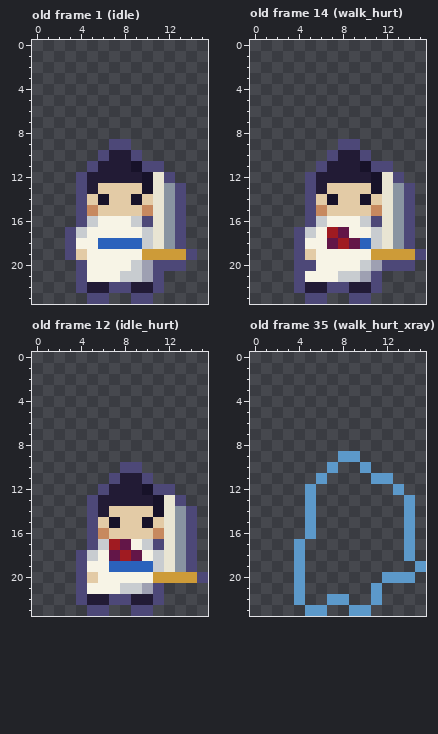
One commit to this pixel-art file: art/bodies/orthodox.aseprite. That is the earlier state.
16x24 pixels, 42 frames. Shown: old frame 1 (idle), old frame 14 (walk_hurt), old frame 12 (idle_hurt), old frame 35 (walk_hurt_xray). The commit also changed other frames, which this record leaves out.
The result:
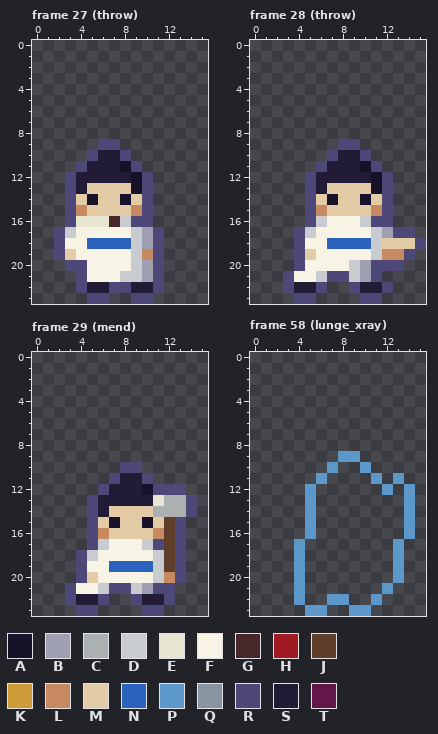
Palette (. is transparent): A #171229  B #9ea0b2  C #aab1b0  D #c8ccd0  E #e9e5d3  F #f7f4e6  G #46282b  H #a01b21  J #5e3d29  K #cd9b38  L #c7895f  M #e3cba6  N #2b62bc  P #5c99ca  Q #8994a1  R #4d4878  S #221b35  T #631648
A new or re-ordered frame is compared with the old frame closest to it.
Diff:
frames 42 -> 68
Frame 27 (throw) is new; against old frame 1 (idle):
y 9: x 6 . -> R; x 8 R -> .
y 10: x 5..6 .R -> RS; x 8..9 SR -> R.
y 11: x 4..5 .R -> RS; x 8..11 SARR -> AR..
y 12: x 3..4 .R -> RS; x 9..12 SAER -> AR..
y 13: x 3..5 .RS -> RSM; x 9..13 MAEQR -> AR...
y 14: x 3..6 .RMA -> RMAM; x 8..13 MAMEQR -> AMR...
y 15: x 3..5 .RL -> RLM; x 9..13 MLEQR -> LR...
y 16: x 3..9 .RDFFFD -> REEEGDR; x 11..13 EQR -> ...
y 17: x 2..4 .RD -> RDF; x 9..13 FDEQR -> DBR..
y 18: x 2..3 .R -> RF; x 5 F -> N; x 9..13 NDEQR -> DBR..
y 19: x 2..4 .RM -> RMF; x 9..14 FKKKKR -> DLR...
y 20: x 3 . -> R; x 12..13 RR -> ..
Frame 28 (throw) is new; against old frame 14 (walk_hurt):
y 11: x 12 R -> .
y 12: x 12..13 ER -> R.
y 13..16: x 12..14 EQR -> R..
y 17: x 7..8 HT -> FF; x 12..13 EQ -> BR
y 18: x 7..9 THT -> NNN; x 12..15 EQR. -> MMMR
y 19: x 11..15 KKKKR -> DLLR.
y 20: x 5 R -> F; x 9..11 FDB -> DBR; x 14 R -> .
y 21: x 3..4 .R -> RF; x 6..8 FFD -> DRR
y 22: x 3..4 .R -> RS; x 6..9 SRRS -> R..R; x 11..12 R. -> SR
y 23: x 4 . -> R; x 6 R -> .; x 9 R -> .; x 11 . -> R
Frame 29 (mend) is new; against old frame 12 (idle_hurt):
y 12: x 13 . -> R
y 13: x 11..14 AER. -> ECCR
y 14: x 11..13 AEQ -> CCC
y 15..16: x 12..14 EQR -> JR.
y 17: x 7..8 HT -> FF; x 12..14 EQR -> JR.
y 18: x 7..9 THT -> FFF; x 12..14 EQR -> JR.
y 19: x 12..14 EQR -> JR.
y 20: x 11..15 KKKKR -> DLR..
y 21: x 3..4 .R -> RF; x 6..8 FFD -> DRR; x 12 . -> R
y 22: x 3..4 .R -> RS; x 6..9 SRRS -> R..R; x 11..12 R. -> SR
y 23: x 4 . -> R; x 6 R -> .; x 9 R -> .; x 11 . -> R
Frame 58 (lunge_xray) is new; against old frame 35 (walk_hurt_xray):
y 11: x 12..13 P. -> .P
y 12: x 12..14 .P. -> P.P
y 17..18: x 13..14 .P -> P.
y 19: x 13 . -> P; x 15 P -> .
y 20: x 12 P -> .; x 14 P -> .
y 21: x 11..12 P. -> .P
